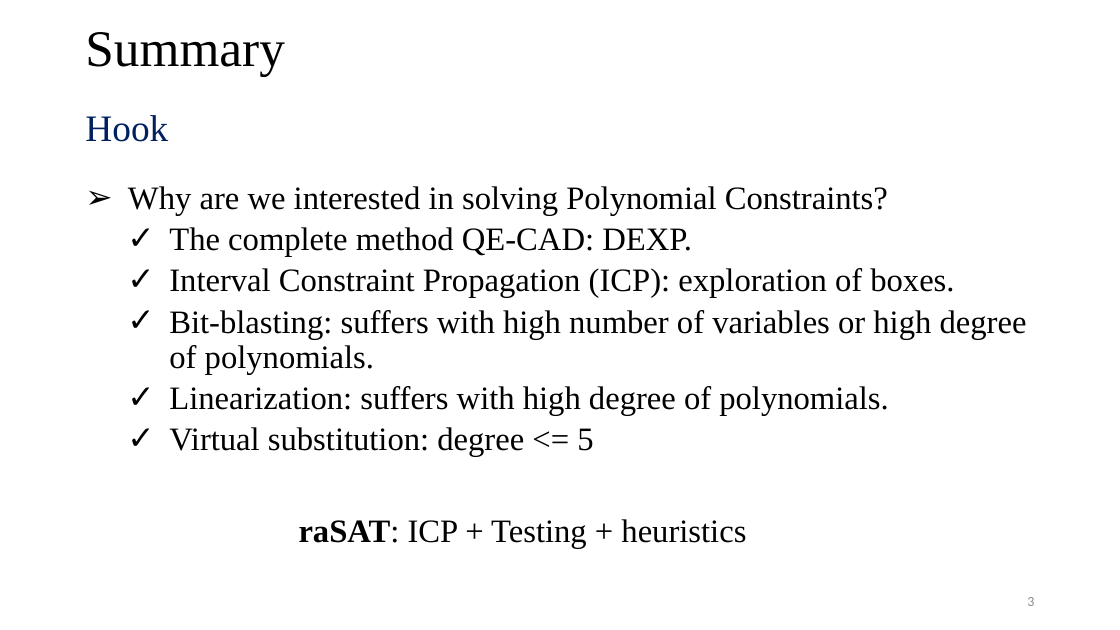
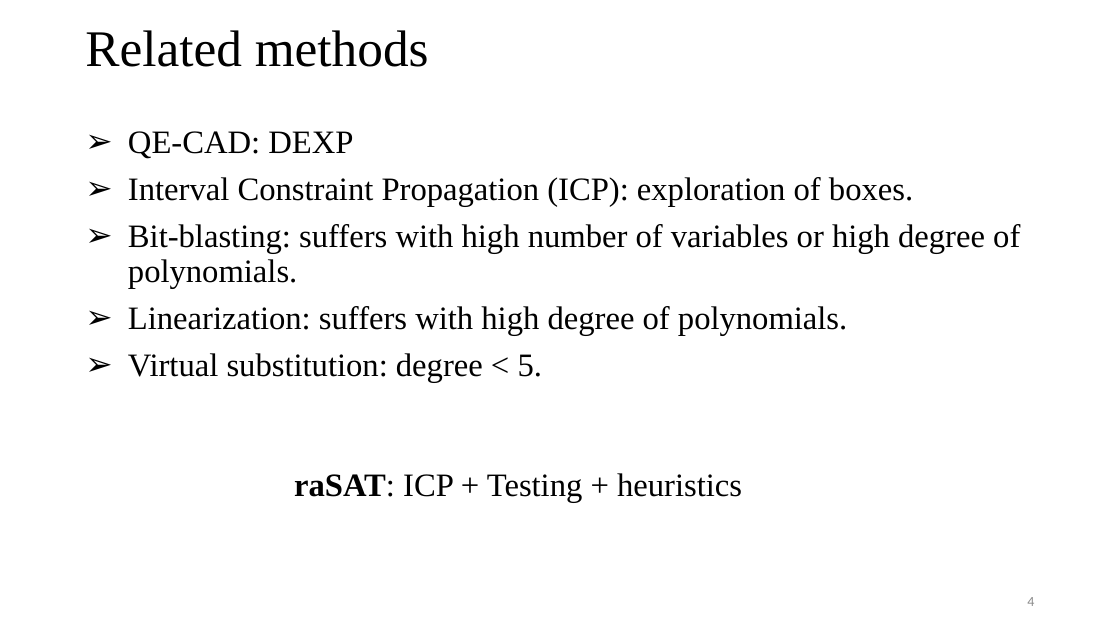
Before and after one commit to tungvx/raSAT, a slide deck: slide 4 of report/thesis/presentation.pptx (slide 3 before the commit). Drawn at 1120x630 pixels with LibreOffice and Linux fonts; fonts in the diff are those of the drawing. Boxes give left, top, right and bottom in pixels: in the first picture for what was removed or moved away, otherwise in the second. Text is boxed around its words. In the diff, an @@ line names an element or a change of style, - is before the commit and + after.

```diff
--- a/report/thesis/presentation.pptx
+++ b/report/thesis/presentation.pptx
@@ title at (85, 30, 429, 67): text changed @@
-Summary
+Related methods
@@ text removed at (85, 115, 168, 142) @@
-Hook
@@ text "QE-CAD: DEXP": place and size @@
-text "QE-CAD: DEXP" at (128, 186, 1027, 456)
+text "QE-CAD: DEXP" at (128, 131, 1020, 383)
@@ text at (128, 131, 353, 159): text changed @@
-➢ Why are we interested in solving Polynomial Constraints?
-  ✓ The complete method QE-CAD: DEXP.
+➢ QE-CAD: DEXP
@@ text at (128, 177, 1020, 336): bullet ✓ to ➢; list level 2 to 1 in "Interval Constraint Propagation (ICP): exploration ..."; list level 2 to 1 in "Bit-blasting: suffers with high number ..."; list level 2 to 1 in "Linearization: suffers with high degree ..." @@
@@ text at (128, 353, 542, 383): text changed @@
-  ✓ Virtual substitution: degree <= 5
+➢ Virtual substitution: degree < 5.
@@ text "raSAT: ICP + Testing + ...": place and size @@
-text "raSAT: ICP + Testing + ..." at (299, 519, 746, 548)
+text "raSAT: ICP + Testing + ..." at (294, 473, 742, 502)
@@ page number at (1027, 597, 1034, 606): text changed @@
-3
+4
```
Also in this commit, not shown: 12 other slides changed, 2 slides added, 7 slides removed.
